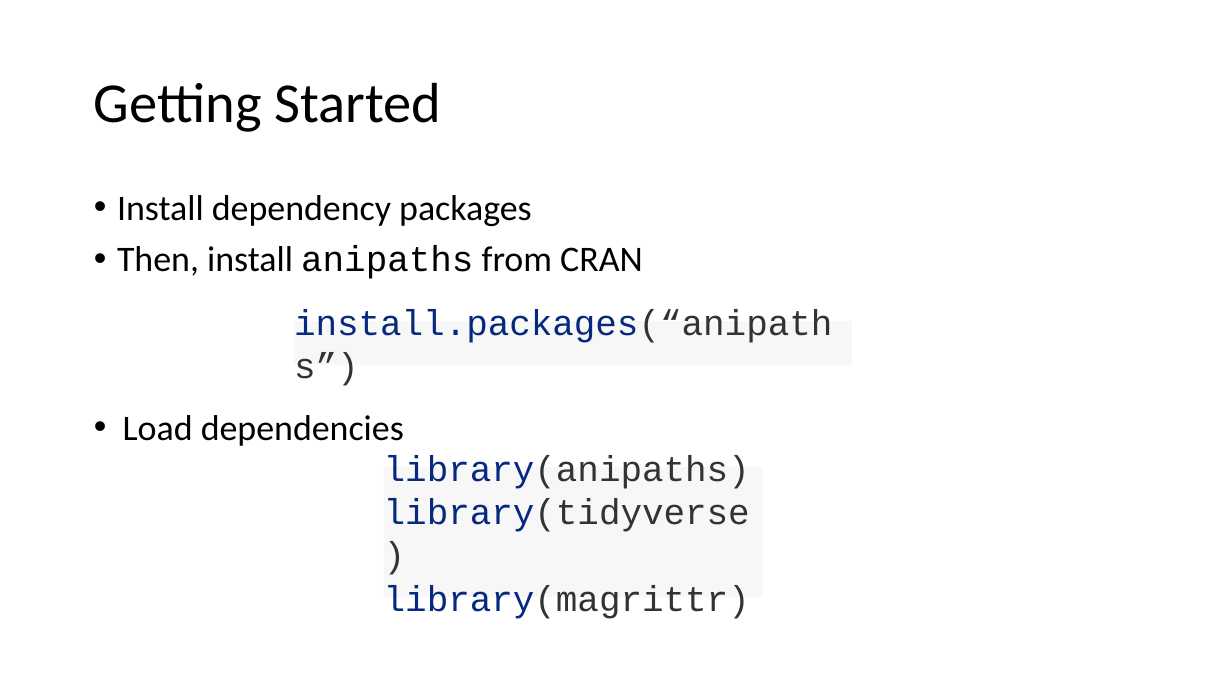
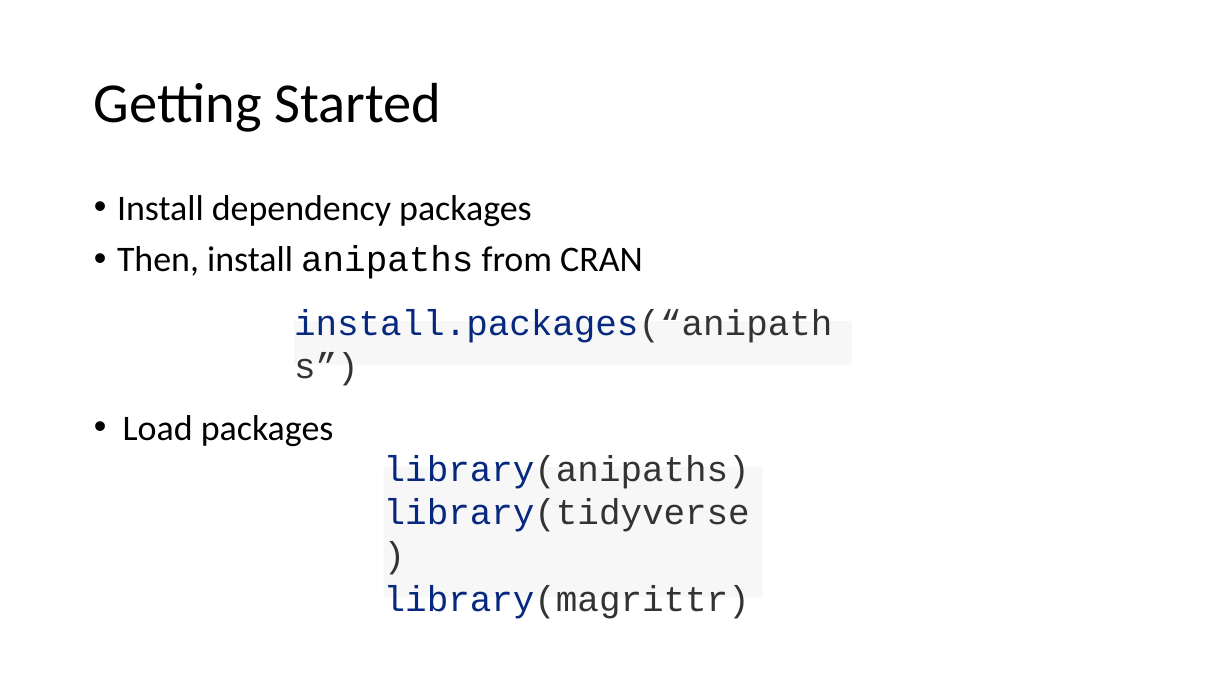
Before and after one commit to dinhkristine/animal-movement-lab, a slide deck: slide 7 of presentation/anipaths presentation.pptx. Drawn at 1232x693 pixels with LibreOffice and Linux fonts; fonts in the diff are those of the drawing. Boxes give left, top, right and bottom in pixels: in the first picture for what was removed or moved away, otherwise in the second. Text is boxed around its words. In the diff, an @@ line names an element or a change of style, - is before the commit and + after.

```diff
--- a/presentation/anipaths presentation.pptx
+++ b/presentation/anipaths presentation.pptx
@@ text at (123,415,334,446): text changed @@
-• Load dependencies
+• Load packages
```
Also in this commit, not shown: 5 other slides changed.
